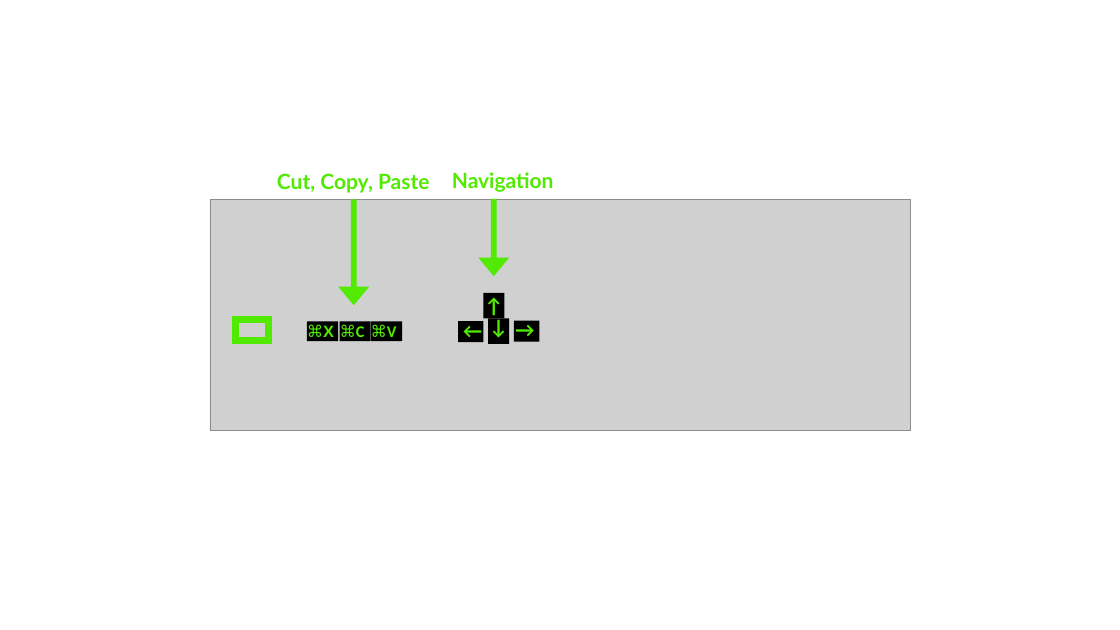
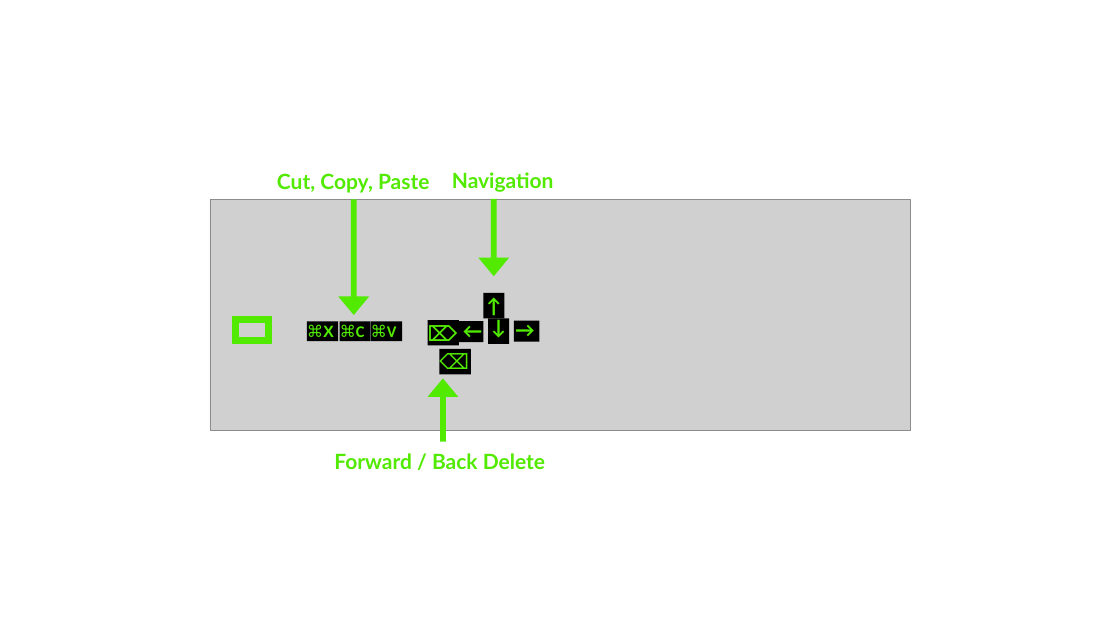
Before and after one commit to jhelvy/2021-useR-healthy-hands, a slide deck: slide 3 of images/navigation.pptx. Drawn at 1120x630 pixels with LibreOffice and Linux fonts; fonts in the diff are those of the drawing; grey boxes stand for pictures. Boxes give left, top, right and bottom in pixels: in the first picture for what was removed or moved away, otherwise in the second. Text is boxed around its words. In the diff, an @@ line names an element or a change of style, - is before the commit and + after.

```diff
--- a/images/navigation.pptx
+++ b/images/navigation.pptx
@@ up arrow: place and size @@
-up arrow at (339,199,370,305)
+up arrow at (339,199,370,315)
@@ rectangle added at (428,320,460,345), fill #000000, 18 pt, text #51EA00, bold @@
+⌦
@@ rectangle added at (439,349,471,374), fill #000000, 18 pt, text #51EA00 @@
+⌫
@@ up arrow added at (428,379,459,442), fill #51EA00 @@
@@ text added at (334,453,545,469), 18 pt, text #51EA00, bold @@
+Forward / Back Delete
```
Also in this commit, not shown: 12 other files.
